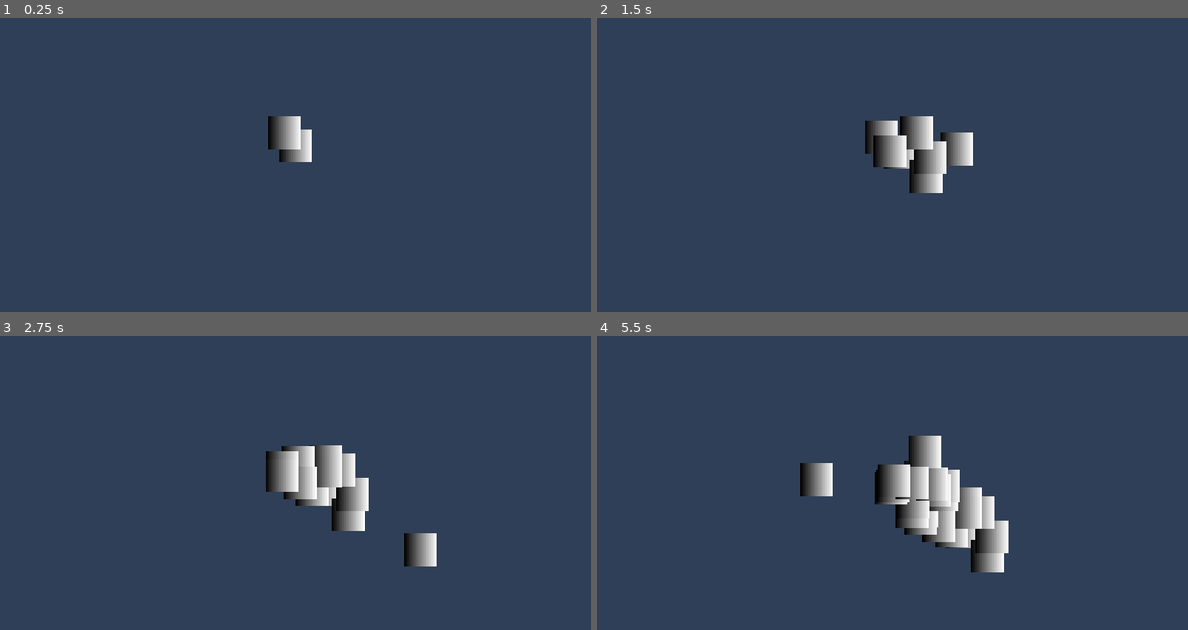
Above: before the commit, frames 1-4 (two rows, left to right).
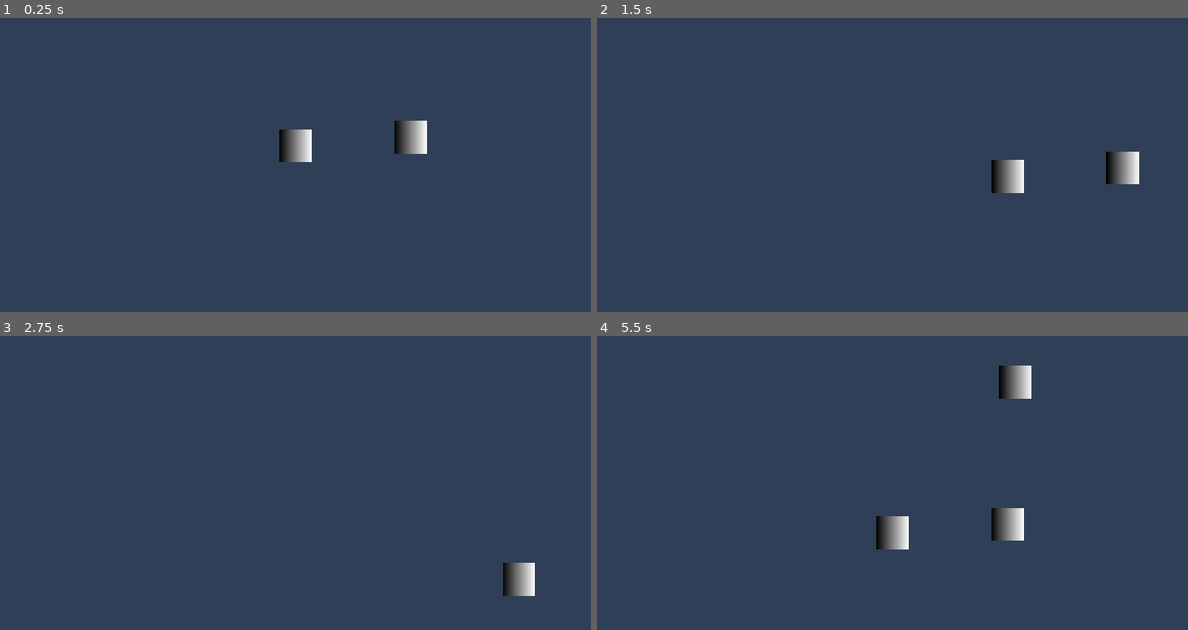
Above: after the commit, the same moments.

Repository: appellatebaton0/siege-4
Game: Godot game, scene res://scenes/main.tscn
The game is run twice, just before and just after one commit, with the same random seed, the same clock (stepped at 60 frames per second) and the same inputs.
Inputs:
- Up to frame 1 (0.25 s): no input
- Up to frame 2 (1.5 s): tap Enter at 0.5 s; hold D (right) 0.53-1.28 s; hold S (down) from 1.28 s (still down)
- Up to frame 3 (2.75 s): release S (down) at 2.03 s; hold D (right) from 2.03 s (still down)
- Up to frame 4 (5.5 s): release D (right) at 2.78 s; hold W (up) 2.78-3.53 s; hold A (left) 3.53-5.03 s; hold S (down) from 5.03 s (still down)

The runs differ from the first frame. In frame 1, 1.2% of the frame differs, in the area x 45-73%, y 33-47%; in frame 2, 4.2%; in frame 3, 4.6%; in frame 4, 7.5%, in the area x 34-74%, y 10-81%.

Commit message:
v0.3 - Better Enemy Spawning
Now that spawning is *working*, I got it positioned how I want it.

Diff:
--- a/project.godot
+++ b/project.godot
@@ -10,7 +10,7 @@
 
 [application]
 
-config/name="milkyway-1"
+config/name="siege-4"
 run/main_scene="uid://chm3si0nicqxd"
 config/features=PackedStringArray("4.5", "Forward Plus")
 config/icon="res://icon.svg"
@@ -61,9 +61,7 @@
 [layer_names]
 
 2d_physics/layer_1="Player"
-2d_physics/layer_2="Food"
-2d_physics/layer_3="Environment"
-2d_physics/layer_4="Transmitter"
+2d_physics/layer_2="Enemy"
 
 [rendering]
 
--- a/scenes/enemy.tscn
+++ b/scenes/enemy.tscn
@@ -17,16 +17,21 @@
 texture = SubResource("GradientTexture2D_4ra3w")
 
 [node name="Area2D" type="Area2D" parent="."]
+collision_layer = 2
 
 [node name="AreaMasterBit2D" type="Node" parent="Area2D"]
 script = ExtResource("2_5uy6h")
 metadata/_custom_type_script = "uid://dx6xpuy57uxvg"
 
 [node name="CharacterBody2D" type="CharacterBody2D" parent="."]
+collision_layer = 0
+collision_mask = 0
 
 [node name="MoveMasterBit2D" type="Node" parent="CharacterBody2D"]
 script = ExtResource("3_c4w8v")
 metadata/_custom_type_script = "uid://ce0lih35lp5ov"
 
-[node name="Node" type="Node" parent="CharacterBody2D"]
+[node name="StraightMove" type="Node" parent="CharacterBody2D"]
 script = ExtResource("4_xwavj")
+max_speeds = Vector2(-200, 0)
+acceleration = 250.0
--- a/scenes/main.tscn
+++ b/scenes/main.tscn
@@ -13,7 +13,11 @@
 
 [node name="Player" parent="." instance=ExtResource("1_o6xl0")]
 
+[node name="Player2" parent="." instance=ExtResource("1_o6xl0")]
+position = Vector2(224, -17)
+
 [node name="Spawner" type="Node2D" parent="."]
+position = Vector2(1049, 0)
 script = ExtResource("1_o5qli")
 
 [node name="SpawnerBit" type="Node" parent="Spawner" node_paths=PackedStringArray("parent", "scene", "spawn_position", "interval")]
@@ -36,12 +40,12 @@
 
 [node name="AreaVector2" type="Node" parent="Spawner/SpawnerBit"]
 script = ExtResource("7_ya4ey")
-negative_bounds = Vector2(-50, -50)
-positive_bounds = Vector2(50, 50)
+negative_bounds = Vector2(-100, -300)
+positive_bounds = Vector2(300, 300)
 
 [node name="ManualFloat" type="Node" parent="Spawner/SpawnerBit"]
 script = ExtResource("8_tipki")
-response = 0.2
+response = 1.4
 metadata/_custom_type_script = "uid://dc8sod06feafh"
 
 [node name="Camera2D" type="Camera2D" parent="."]
--- a/scenes/player.tscn
+++ b/scenes/player.tscn
@@ -14,6 +14,8 @@
 script = ExtResource("1_dqkch")
 
 [node name="CharacterBody2D" type="CharacterBody2D" parent="."]
+collision_layer = 0
+collision_mask = 0
 
 [node name="MoveMasterBit2D" type="Node" parent="CharacterBody2D"]
 script = ExtResource("2_qlg0r")
@@ -21,11 +23,12 @@
 
 [node name="FloatControlBit" type="Node" parent="CharacterBody2D"]
 script = ExtResource("3_tuyoq")
-acceleration = 300.0
-max_speed = 400.0
+acceleration = 40000.0
+max_speed = 300.0
 metadata/_custom_type_script = "uid://dm0cvcckbo1ha"
 
 [node name="Area2D" type="Area2D" parent="."]
+collision_mask = 2
 
 [node name="AreaMasterBit2D" type="Node" parent="Area2D"]
 script = ExtResource("4_fjrip")
--- a/scripts/bits/spawner.gd
+++ b/scripts/bits/spawner.gd
@@ -45,10 +45,11 @@
 		position_v = spawn_position.value()
 	elif is_class("Node2D"):
 		position_v = self.global_position
-	elif bot.is_class("Node2D"):
-		position_v = bot.global_position
 	else:
 		position_v = Vector2.ZERO
+
+	if bot.is_class("Node2D"): ## Offset by the bot if needed
+		position_v += bot.global_position
 
 	if spawn_rotation != null:
 		rotation_v = spawn_rotation.value()
